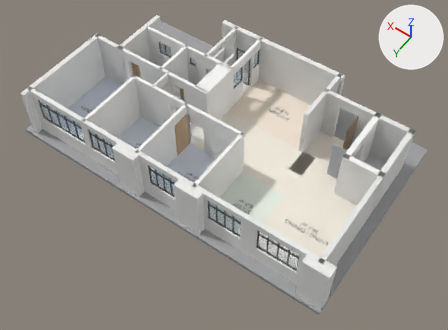
Renders of the Blender file blender/base/hdb-reno-base.blend from each side of a commit.
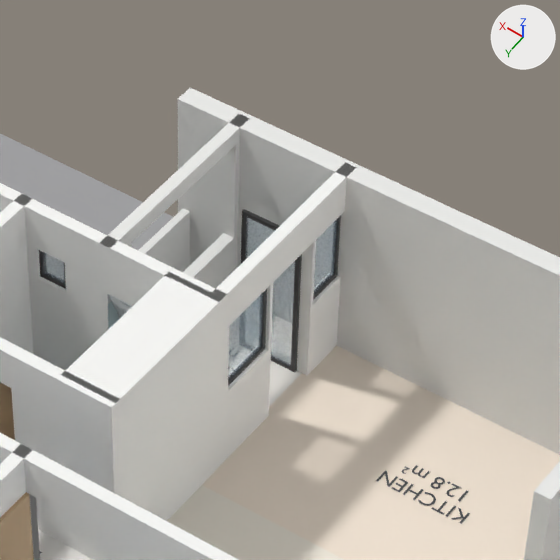
Each version appears first whole from a camera (50 mm lens) standing at (-3.61, 11.19, 22.59) and looking at (6.66, -3.19, -0.01), and next in a close-up on the part from 40% to 69% of the width and 0% to 39% of the height. Arrows for +X, +Y and +Z are at upper right; the lights stay in place. The older version's two pictures come first.

The first close-up shows 'Door_kitchen_yard_1', 'Door_kitchen_yard_1_glass', 'Floor_Kitchen', 'Floor_Living / Dining', 'Slab', 'Wall_bath_north', 'Wall_bath_party', 'Wall_bath_south', 'Wall_bed3_south', 'Wall_kitchen_south', 'Wall_kitchen_yard', 'Wall_rc_wall_bath2', 'Wall_yard_east' and 16 more.
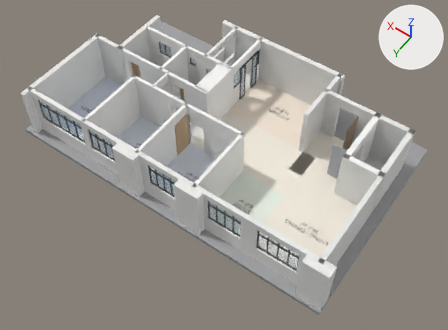
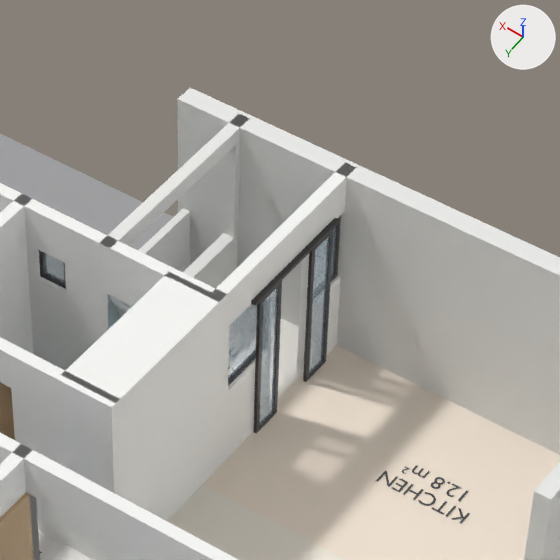
What differs and where, as boxes (x1, y1, x2, y2) in the close-ups (560 x 560 px):
'Door_kitchen_yard_1_glass', reshaped (42% wider, 28% taller)
    before: (246, 218, 295, 366)
    after: (259, 237, 329, 426)
'Door_kitchen_yard_1', reshaped (44% wider, 32% taller)
    before: (241, 209, 302, 372)
    after: (251, 218, 339, 434)
part 1 of me_door_kitchen_yard_1_004, added
    after: (254, 299, 263, 434)
part 2 of me_door_kitchen_yard_1_004, added
    after: (273, 281, 282, 415)
part 3 of me_door_kitchen_yard_1_004, added
    after: (259, 412, 274, 431)
part 4 of me_door_kitchen_yard_1_004, added
    after: (263, 284, 279, 301)
part 5 of me_door_kitchen_yard_1_004, added
    after: (303, 248, 315, 382)
part 6 of me_door_kitchen_yard_1_004, added
    after: (323, 230, 333, 364)
part 7 of me_door_kitchen_yard_1_004, added
    after: (309, 361, 323, 379)
part 8 of me_door_kitchen_yard_1_004, added
    after: (315, 233, 330, 250)
part 9 of me_door_kitchen_yard_1_004, added
    after: (251, 218, 339, 306)
part 10 of me_door_kitchen_yard_1_004, deleted
    before: (291, 254, 302, 372)
part 11 of me_door_kitchen_yard_1_004, deleted
    before: (241, 209, 248, 264)
part 12 of me_door_kitchen_yard_1_004, deleted (mostly hidden)
    before: (271, 357, 291, 370)
part 13 of me_door_kitchen_yard_1_004, deleted
    before: (246, 211, 279, 230)

The change, as a diff of the scene's bpy script:
```diff
--- a/blender/base/hdb-reno-base.blend.py
+++ b/blender/base/hdb-reno-base.blend.py
@@ me_door_kitchen_yard_1_004 @@
 # used by ob_door_kitchen_yard_1; location = (0.0, 0.0, 0.0)
-me_door_kitchen_yard_1_004.from_pydata(...)  # 32 vertices, 24 faces; spans x 8.6..9.4, y -8.15..-8.11, z 0.0..2.1
+me_door_kitchen_yard_1_004.from_pydata(...)  # 72 vertices, 54 faces; spans x 8.4..8.45, y -8.57..-6.93, z 0.0..2.15
+# me_door_kitchen_yard_1_004 part 1: a new loose piece, a box spanning x 8.405..8.445, y -7.085..-7.025, z 0.0..2.1, in mat_window_frame (dark grey #303030)
+# me_door_kitchen_yard_1_004 part 2: a new loose piece, a box spanning x 8.405..8.445, y -7.45..-7.39, z 0.0..2.1, in mat_window_frame (dark grey #303030)
+# me_door_kitchen_yard_1_004 part 3: a new loose piece, a box spanning x 8.405..8.445, y -7.39..-7.085, z 0.0..0.06, in mat_window_frame (dark grey #303030)
+# me_door_kitchen_yard_1_004 part 4: a new loose piece, a box spanning x 8.405..8.445, y -7.39..-7.085, z 2.04..2.1, in mat_window_frame (dark grey #303030)
+# me_door_kitchen_yard_1_004 part 5: a new loose piece, a box spanning x 8.405..8.445, y -8.11..-8.05, z 0.0..2.1, in mat_window_frame (dark grey #303030)
+# me_door_kitchen_yard_1_004 part 6: a new loose piece, a box spanning x 8.405..8.445, y -8.475..-8.415, z 0.0..2.1, in mat_window_frame (dark grey #303030)
+# me_door_kitchen_yard_1_004 part 7: a new loose piece, a box spanning x 8.405..8.445, y -8.415..-8.11, z 0.0..0.06, in mat_window_frame (dark grey #303030)
+# me_door_kitchen_yard_1_004 part 8: a new loose piece, a box spanning x 8.405..8.445, y -8.415..-8.11, z 2.04..2.1, in mat_window_frame (dark grey #303030)
+# me_door_kitchen_yard_1_004 part 9: a new loose piece, a box spanning x 8.395..8.455, y -8.575..-6.925, z 2.1..2.15, in mat_window_frame (dark grey #303030)
+# me_door_kitchen_yard_1_004 part 10: the loose piece of 8 vertices spanning x 8.6..8.66, y -8.15..-8.11, z 0.0..2.1 is deleted
+# me_door_kitchen_yard_1_004 part 11: the loose piece of 8 vertices spanning x 9.35..9.4, y -8.15..-8.11, z 0.0..2.1 is deleted
+# me_door_kitchen_yard_1_004 part 12: the loose piece of 8 vertices spanning x 8.66..9.35, y -8.15..-8.11, z 0.0..0.06 is deleted
+# me_door_kitchen_yard_1_004 part 13: the loose piece of 8 vertices spanning x 8.66..9.35, y -8.15..-8.11, z 2.04..2.1 is deleted
 me_door_kitchen_yard_1_004.materials.append(mat_window_frame)
@@ me_door_kitchen_yard_1_glass_004 @@
 # used by ob_door_kitchen_yard_1_glass; location = (0.0, 0.0, 0.0)
-me_door_kitchen_yard_1_glass_004.from_pydata(...)  # 8 vertices, 6 faces; spans x 8.66..9.35, y -8.14..-8.12, z 0.06..2.04
+me_door_kitchen_yard_1_glass_004.from_pydata(...)  # 16 vertices, 12 faces; spans x 8.42..8.43, y -8.41..-7.09, z 0.06..2.04
+# me_door_kitchen_yard_1_glass_004 part 14: the whole mesh is rebuilt
 me_door_kitchen_yard_1_glass_004.materials.append(mat_glass)
```
